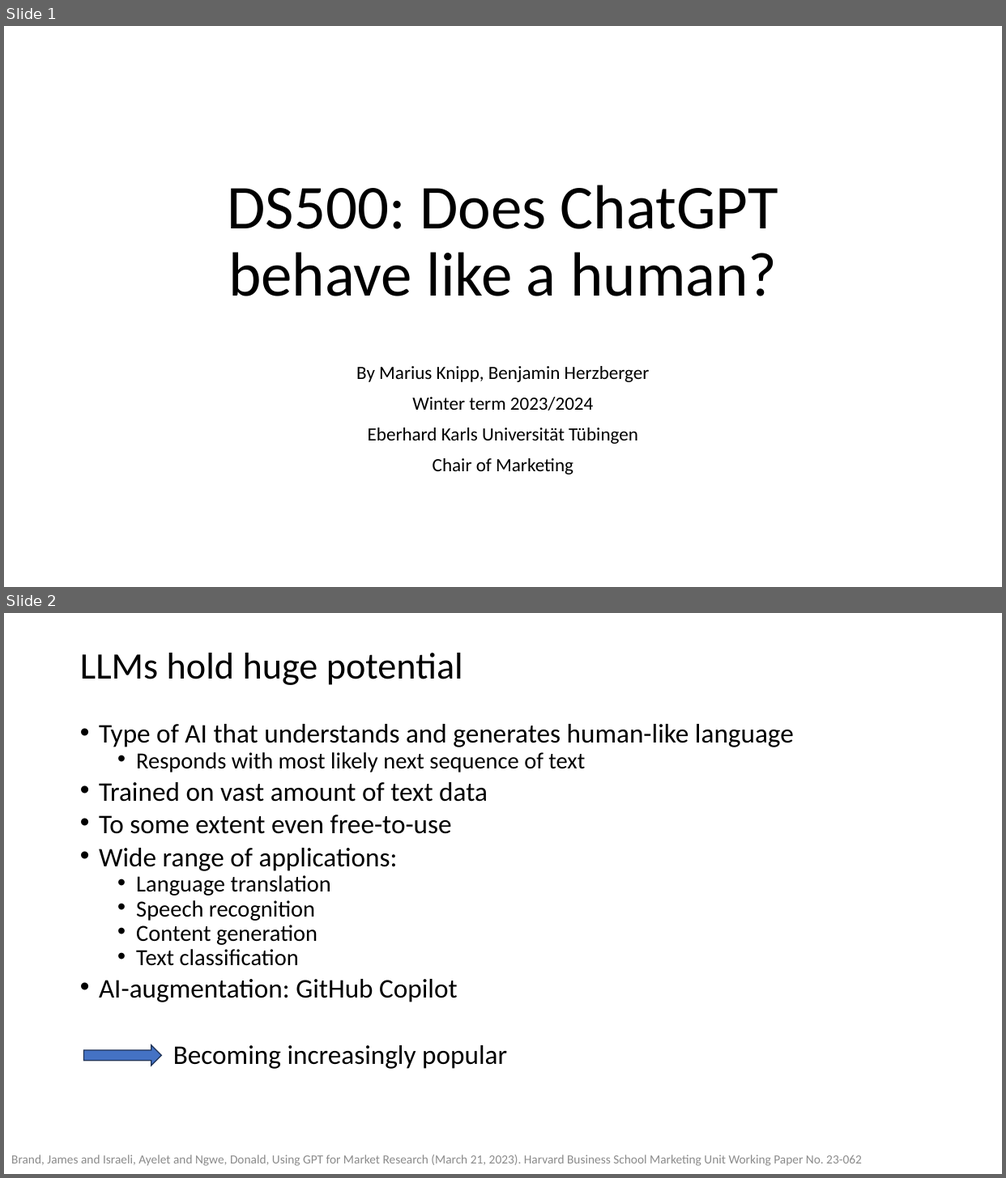
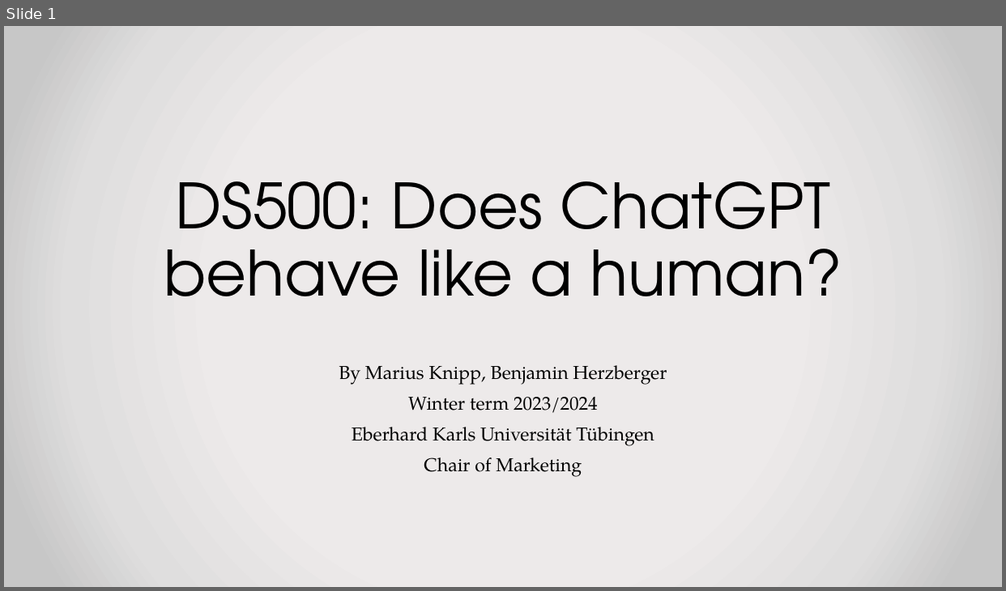
Before and after one commit to MariusDSPM/Data-Science-Project, a slide deck: ds500_interim_presentation.pptx. Shown one above the other, each under a label of ours: slides 1 and 2 before the commit, slide 1 after it. The pictures are 1006x1178 and 1006x591 pixels, drawn with LibreOffice and Linux fonts; fonts in the diff are those of the drawing. Boxes give left, top, right and bottom in pixels: in the first picture for what was removed or moved away, otherwise in the second. Text is boxed around its words. In the diff, an @@ line names an element or a change of style, - is before the commit and + after.

```diff
--- a/ds500_interim_presentation.pptx
+++ b/ds500_interim_presentation.pptx
@@ slide 2 removed at box(4, 613, 1002, 1174), background #FFFFFF @@
@@ title removed at box(80, 653, 463, 685) @@
-LLMs hold huge potential
@@ text removed at box(99, 724, 794, 1069) @@
-• Type of AI that understands and generates human-like language
-  • Responds with most likely next sequence of text
-• Trained on vast amount of text data
-• To some extent even free-to-use
-• Wide range of applications:
-  • Language translation
-  • Speech recognition
-  • Content generation
-  • Text classification
-• AI-augmentation: GitHub Copilot
-Becoming increasingly popular
@@ right arrow removed at box(84, 1046, 162, 1066) @@
@@ text removed at box(11, 1155, 862, 1166) @@
-Brand, James and Israeli, Ayelet and Ngwe, Donald, Using GPT for Market Research (March 21, 2023). Harvard Business School Marketing Unit Working Paper No. 23-062
@@ slide 1 changed as well @@
@@ background #FFFFFF to gradient #EDEBEB to #E0DEDE to #C9C7C7 @@
@@ title "DS500: Does ChatGPT behave like ..." at box(164, 182, 842, 297): font Calibri to TeX Gyre Adventor @@
@@ subtitle "By Marius Knipp, Benjamin Herzberger" at box(339, 365, 667, 477): font Calibri to TeX Gyre Pagella @@
```
Also in this commit, not shown: 3 other slides changed, 1 other file.
